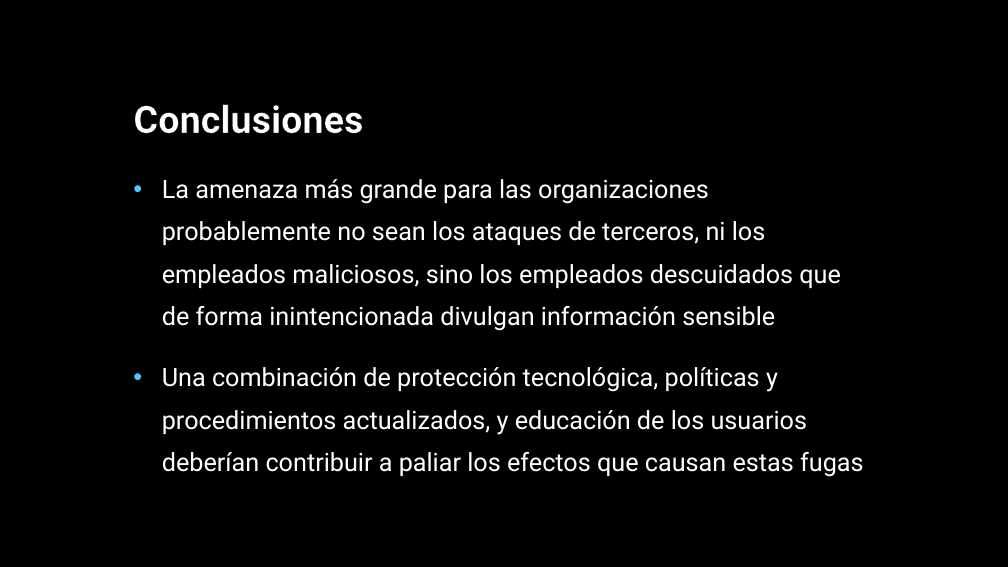
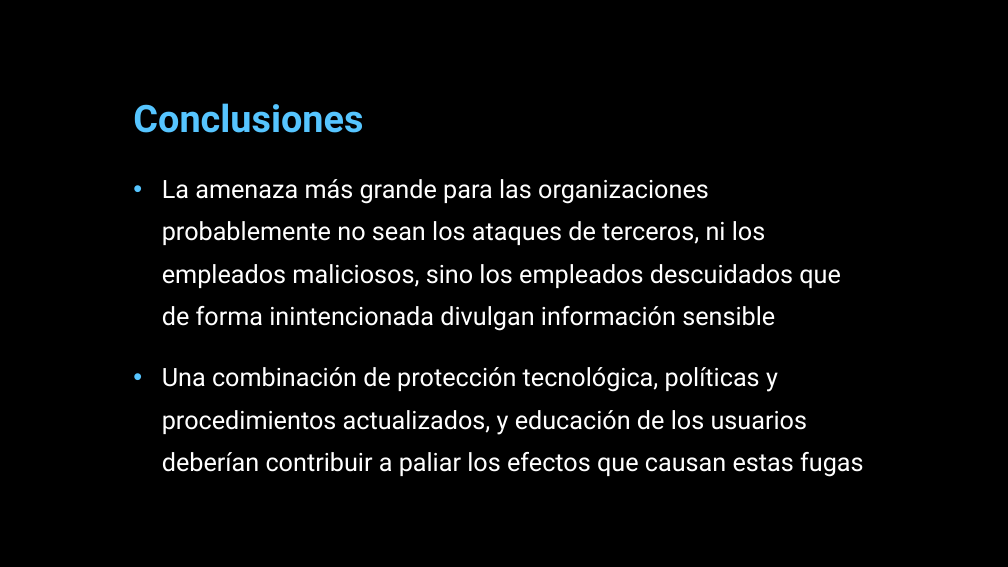
Before and after one commit to miparnisari/implantaciondesistemas, a slide deck: slide 37 of Presentacion/Fuga de Información.pptx. Drawn at 1008x567 pixels with LibreOffice and Linux fonts; fonts in the diff are those of the drawing; background and template pictures are left out. Boxes give left, top, right and bottom in pixels: in the first picture for what was removed or moved away, otherwise in the second. Text is boxed around its words. In the diff, an @@ line names an element or a change of style, - is before the commit and + after.

```diff
--- a/Presentacion/Fuga de Información.pptx
+++ b/Presentacion/Fuga de Información.pptx
@@ title "Conclusiones" at bbox=[133, 103, 363, 133]: text colour #FFFFFF to #56C5FF @@
```
Also in this commit, not shown: 15 other slides changed, 2 slides added, 1 slide removed.
